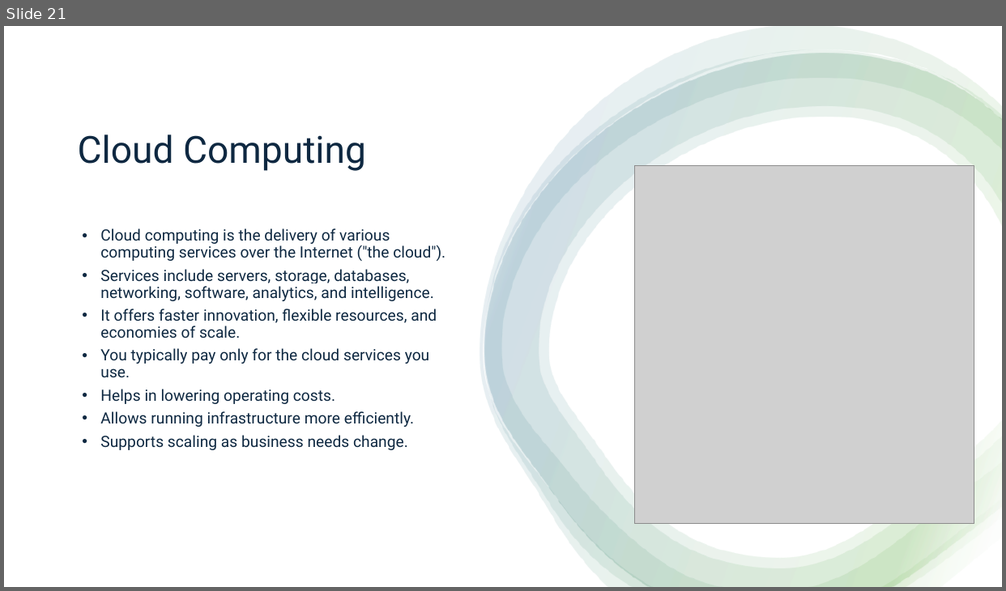
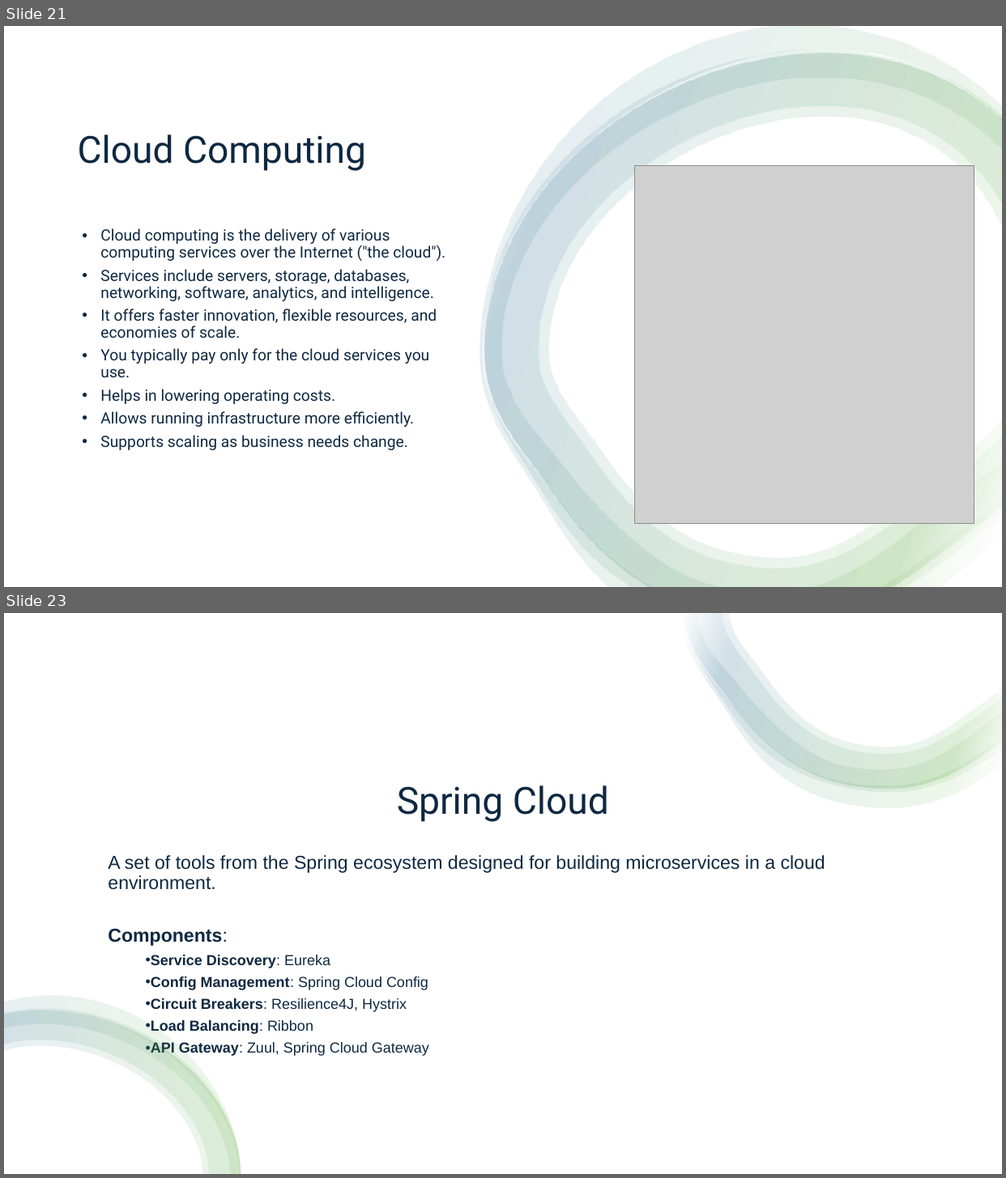
Before and after one commit to aprabhat/spring_boot_microservice, a slide deck: spring_boot.pptx. Shown one above the other, each under a label of ours: slide 21 before the commit, slides 21 and 23 after it; the slides between them are not shown. The pictures are 1006x591 and 1006x1178 pixels, drawn with LibreOffice and Linux fonts; fonts in the diff are those of the drawing; grey boxes stand for pictures. Boxes give left, top, right and bottom in pixels: in the first picture for what was removed or moved away, otherwise in the second. Text is boxed around its words. In the diff, an @@ line names an element or a change of style, - is before the commit and + after.

```diff
--- a/spring_boot.pptx
+++ b/spring_boot.pptx
@@ slide 23 added at <box>4,613,1002,1174</box>, background #FFFFFF @@
@@ rectangle added at <box>4,613,1002,1174</box>, fill #FFFFFF @@
@@ group added at <box>683,613,1002,808</box>: 4 freeform shapes @@
@@ title added at <box>397,786,609,822</box>, 36 pt, text #0E2841 @@
+Spring Cloud
@@ text added at <box>108,855,825,1056</box>, 14 pt, text #0E2841 @@
+A set of tools from the Spring ecosystem designed for building microservices in a cloud environment.
+Components:
+  • Service Discovery: Eureka
+  • Config Management: Spring Cloud Config
+  • Circuit Breakers: Resilience4J, Hystrix
+  • Load Balancing: Ribbon
+  • API Gateway: Zuul, Spring Cloud Gateway
@@ group added at <box>4,996,241,1174</box>: 4 freeform shapes @@
```
Also in this commit, not shown: 3 other slides added.
